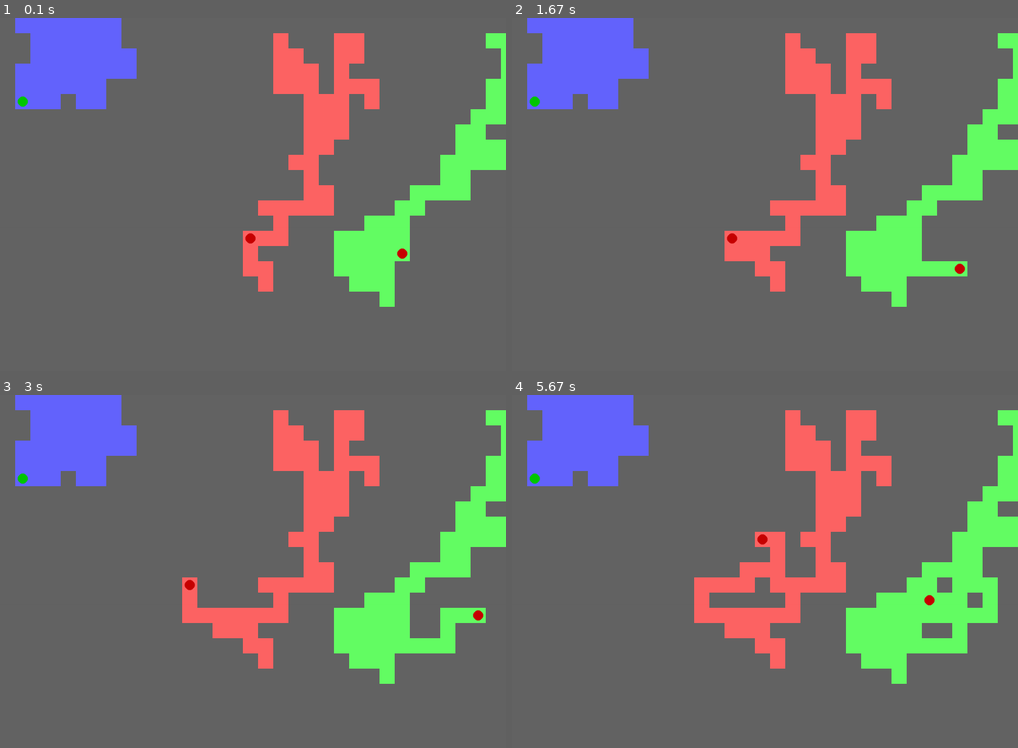
Above: before the commit, frames 1-4 (two rows, left to right).
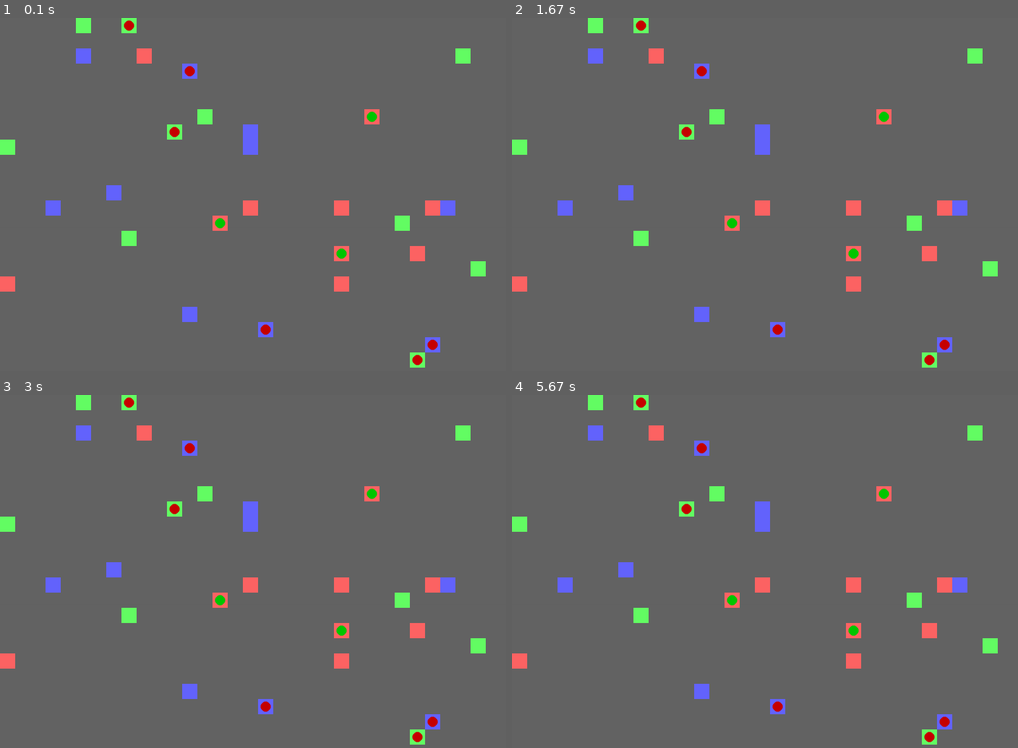
Above: after the commit, the same moments.

Repository: Akiroya/ageofpygame
Game: pygame game, started from code (10).py
Two runs of this game, one before a commit and one after it. Both use one fixed random seed, a clock stepped at 60 frames per second and the inputs below.
Inputs (mouse positions are in pixels of both pictures, inside the frame that each line leads up to):
- Up to frame 1 (0.1 s): no input
- Up to frame 2 (1.67 s): tap Space at 0.33, 1.07, 1.37, 1.63 s; click (577, 162) at 0.72 s
- Up to frame 3 (3 s): tap Space at 1.97, 2.27, 2.4, 2.8 s
- Up to frame 4 (5.67 s): tap Space at 3.1, 3.47, 3.87, 4.17, 4.37, 4.67, 4.87, 5.2, 5.5 s

The runs differ from the first frame. In frame 1, 20% of the frame differs, in the area x 0-100%, y 0-100%; in frame 2, 21%; in frame 3, 22%; in frame 4, 24%.

Commit message:
Update main.py

Diff:
--- a/code (10).py
+++ b/code (10).py
@@ -1,22 +1,17 @@
-
 import pygame
 import random
 import sys
-import math
 
-# --- Constants ---
 WIDTH, HEIGHT = 1000, 700
 GRID_SIZE = 30
-NUM_REGIONS = 30
 COLORS = {
     "neutral": (100, 100, 100),
     "country1": (255, 100, 100),
     "country2": (100, 255, 100),
     "country3": (100, 100, 255),
-    "unit": (255, 255, 255),
+    "unit_player": (0, 200, 0),
+    "unit_enemy": (200, 0, 0),
     "selected": (255, 255, 0),
-    "unit_enemy": (200, 0, 0),
-    "unit_player": (0, 200, 0)
 }
 
 class Region:
@@ -29,49 +24,32 @@
         self.rect = pygame.Rect(x, y, size, size)
 
     def draw(self, screen):
-        color = COLORS[self.country]
-        pygame.draw.rect(screen, color, self.rect)
-
+        pygame.draw.rect(screen, COLORS[self.country], self.rect)
         if self.unit:
-           self.unit.draw(screen)
+            self.unit.draw(screen)
 
 class Unit:
     def __init__(self, region, owner):
         self.region = region
         self.owner = owner
         self.radius = 10
-        self.center = (region.rect.center)
+        self.center = region.rect.center
 
     def move_to(self, new_region, game):
-      if self.region.unit is self:
-         self.region.unit = None
-      self.region = new_region
-      self.center = (new_region.rect.center)
-      new_region.unit = self
-
-      self.handle_combat(game)
+        self.region.unit = None
+        self.region = new_region
+        self.center = new_region.rect.center
+        new_region.unit = self
+        self.handle_combat(game)
 
     def handle_combat(self, game):
-      if self.region.unit and self.region.unit != self and self.region.unit.owner != self.owner:
-        self.fight(game, self.region.unit)
-
-    def fight(self, game, other_unit):
-        if self.owner == game.player_country:
-            other_unit.region.unit = None
-            game.units.remove(other_unit)
-        else:
-            self.region.unit = None
-            game.units.remove(self)
-
+        if self.region.unit and self.region.unit != self and self.region.unit.owner != self.owner:
+            game.units.remove(self.region.unit)
+            self.region.unit = self
 
     def draw(self, screen):
-        if self.owner == game.player_country:
-          color = COLORS['unit_player']
-        else:
-          color = COLORS['unit_enemy']
-
+        color = COLORS["unit_player"] if self.owner == game.player_country else COLORS["unit_enemy"]
         pygame.draw.circle(screen, color, self.center, self.radius)
-
 
 class Game:
     def __init__(self):
@@ -80,156 +58,102 @@
         pygame.display.set_caption("Age of Pygame")
         self.font = pygame.font.Font(None, 24)
         self.running = True
-
         self.regions = []
         self.countries = ["country1", "country2", "country3"]
-        self.player_country = random.choice(self.countries)
+        self.player_country = "country1"
         self.units = []
         self.selected_unit = None
         self.message = ""
-        self.ai_turn = False
-        self.current_turn = self.player_country
-
+        self.current_turn_index = 0
         self.generate_map()
+        self.create_starting_units()
 
     def generate_map(self):
-      """Generate the map regions with random borders using a random walk algorithm."""
-      # Initialize a grid with neutral regions
-      for y in range(0, HEIGHT, GRID_SIZE):
-        for x in range(0, WIDTH, GRID_SIZE):
-          self.regions.append(Region(x,y,GRID_SIZE))
-
-      # Generate random walks for each region and assign a country to each
-      for country in self.countries:
-        start_x = random.randint(0, (WIDTH // GRID_SIZE) - 1) * GRID_SIZE
-        start_y = random.randint(0, (HEIGHT // GRID_SIZE) - 1) * GRID_SIZE
-        start_region = self.get_region_at_pos(start_x, start_y)
-        if start_region is None:
-          continue
-
-        self.assign_region_to_country(start_region, country)
-        current_x, current_y = start_x, start_y
-        for _ in range(100):
-          dx, dy = random.choice([(GRID_SIZE, 0), (-GRID_SIZE, 0), (0, GRID_SIZE), (0, -GRID_SIZE)])
-          new_x, new_y = current_x + dx, current_y + dy
-          if 0 <= new_x < WIDTH and 0 <= new_y < HEIGHT:
-            new_region = self.get_region_at_pos(new_x,new_y)
-            if new_region is not None and new_region.country == 'neutral':
-               self.assign_region_to_country(new_region, country)
-            current_x, current_y = new_x, new_y
-
-      self.create_starting_units()
-
-    def assign_region_to_country(self, region, country):
-      region.country = country
-
-    def get_region_at_pos(self, x, y):
-      """Returns the region object at given coordinates, None if no region is found."""
-      for region in self.regions:
-        if region.rect.collidepoint(x, y):
-          return region
-      return None
+        for y in range(0, HEIGHT, GRID_SIZE):
+            for x in range(0, WIDTH, GRID_SIZE):
+                self.regions.append(Region(x, y, GRID_SIZE))
+        for country in self.countries:
+            for _ in range(10):
+                region = random.choice([r for r in self.regions if r.country == "neutral"])
+                region.country = country
 
     def create_starting_units(self):
         for country in self.countries:
-          regions = [region for region in self.regions if region.country == country]
-          if regions:
-            start_region = random.choice(regions)
-            unit = Unit(start_region, country)
-            start_region.unit = unit
-            self.units.append(unit)
+            for _ in range(3):
+                region = random.choice([r for r in self.regions if r.country == country and r.unit is None])
+                unit = Unit(region, country)
+                region.unit = unit
+                self.units.append(unit)
 
     def handle_input(self):
-        if self.current_turn != self.player_country:
+        if self.current_turn() != self.player_country:
             return
         for event in pygame.event.get():
             if event.type == pygame.QUIT:
                 self.running = False
             if event.type == pygame.MOUSEBUTTONDOWN:
                 x, y = event.pos
-                region = self.get_region_at_pos(x,y)
+                region = self.get_region_at_pos(x, y)
                 if region:
                     if region.unit and region.unit.owner == self.player_country:
                         self.selected_unit = region.unit
-                    elif self.selected_unit:
-                        self.handle_unit_move(region)
-                else:
-                    self.selected_unit = None
-            if event.type == pygame.KEYDOWN and event.key == pygame.K_SPACE:
-              self.current_turn = "ai_turn"
-              self.ai_turn = True
-              self.message = ""
+                    elif self.selected_unit and self.is_adjacent(self.selected_unit.region, region):
+                        self.selected_unit.move_to(region, self)
+                        if region.country != self.player_country:
+                            region.country = self.player_country
+                        self.selected_unit = None
+                        self.next_turn()
 
+    def current_turn(self):
+        return self.countries[self.current_turn_index]
 
-    def handle_unit_move(self, target_region):
-      if target_region and self.selected_unit:
-         if self.is_adjacent(self.selected_unit.region, target_region):
-            self.selected_unit.move_to(target_region, self)
+    def next_turn(self):
+        self.current_turn_index = (self.current_turn_index + 1) % len(self.countries)
+        if self.current_turn() != self.player_country:
+            self.ai_turn()
 
-            if target_region.country != self.player_country:
-              target_region.country = self.player_country
+    def ai_turn(self):
+        for unit in [u for u in self.units if u.owner == self.current_turn()]:
+            adjacent_regions = [r for r in self.regions if self.is_adjacent(unit.region, r)]
+            if adjacent_regions:
+                target_region = random.choice(adjacent_regions)
+                unit.move_to(target_region, self)
+                if target_region.country != unit.owner:
+                    target_region.country = unit.owner
+        self.next_turn()
 
-            self.message = ""
-         else:
-           self.message = "You can't move there!"
-         self.selected_unit = None # Deselect unit after move
+    def get_region_at_pos(self, x, y):
+        for region in self.regions:
+            if region.rect.collidepoint(x, y):
+                return region
+        return None
 
     def is_adjacent(self, region1, region2):
-        """Checks if two regions are adjacent."""
         dx = abs(region1.x - region2.x)
         dy = abs(region1.y - region2.y)
-        return (dx <= region1.size and dy == 0) or (dy <= region1.size and dx == 0)
+        return (dx == GRID_SIZE and dy == 0) or (dx == 0 and dy == GRID_SIZE)
 
-    def ai_move(self):
-        for country in self.countries:
-            if country == self.player_country:
-                continue
-
-            units = [unit for unit in self.units if unit.owner == country]
-            for unit in units:
-                available_regions = [region for region in self.regions if self.is_adjacent(unit.region, region)]
-                if available_regions:
-                    target_region = self.find_ai_target(available_regions, unit)
-                    if target_region:
-                        unit.move_to(target_region, self)
-                        if target_region.country != country:
-                          target_region.country = country
-
-        self.current_turn = self.player_country
-        self.ai_turn = False
-
-    def find_ai_target(self, available_regions, unit):
-      """Find target for AI Unit: try to capture new territory"""
-      enemy_regions = [region for region in available_regions if region.country != unit.owner and region.country != 'neutral']
-      if enemy_regions:
-        return random.choice(enemy_regions)
-
-      neutral_regions = [region for region in available_regions if region.country == 'neutral']
-      if neutral_regions:
-        return random.choice(neutral_regions)
-
-      return random.choice(available_regions)
+    def check_victory(self):
+        player_regions = [r for r in self.regions if r.country == self.player_country]
+        if len(player_regions) == len(self.regions) - len([r for r in self.regions if r.country == "neutral"]):
+            self.message = "Victory! You conquered all enemy territories!"
+            self.running = False
 
     def draw(self):
         self.screen.fill((0, 0, 0))
         for region in self.regions:
-          region.draw(self.screen)
-
+            region.draw(self.screen)
         if self.selected_unit:
-          pygame.draw.rect(self.screen, COLORS['selected'], self.selected_unit.region.rect, 3)
-
+            pygame.draw.rect(self.screen, COLORS["selected"], self.selected_unit.region.rect, 3)
         text_surface = self.font.render(self.message, True, (255, 255, 255))
         self.screen.blit(text_surface, (10, 10))
-
         pygame.display.flip()
 
     def run(self):
         while self.running:
             self.handle_input()
-            if self.ai_turn:
-              self.ai_move()
+            self.check_victory()
             self.draw()
-
         pygame.quit()
         sys.exit()
 
